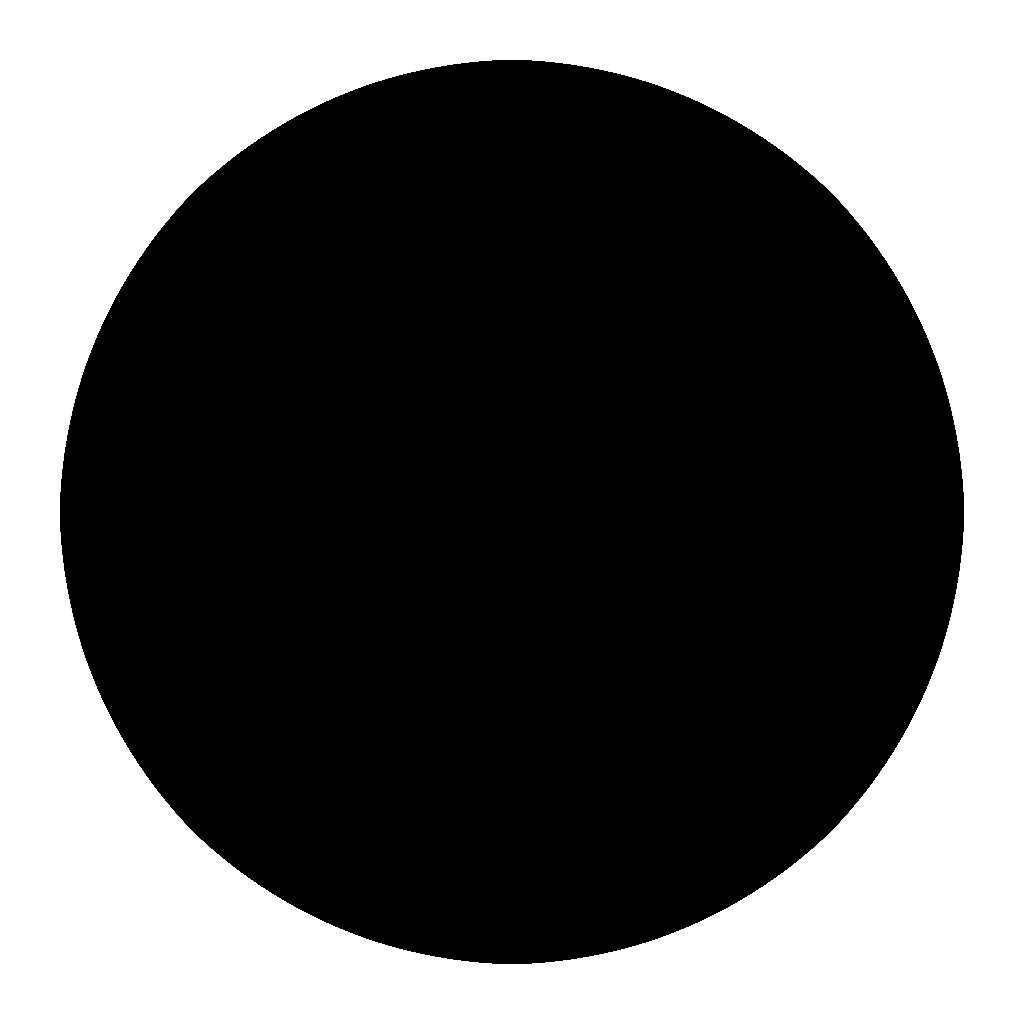
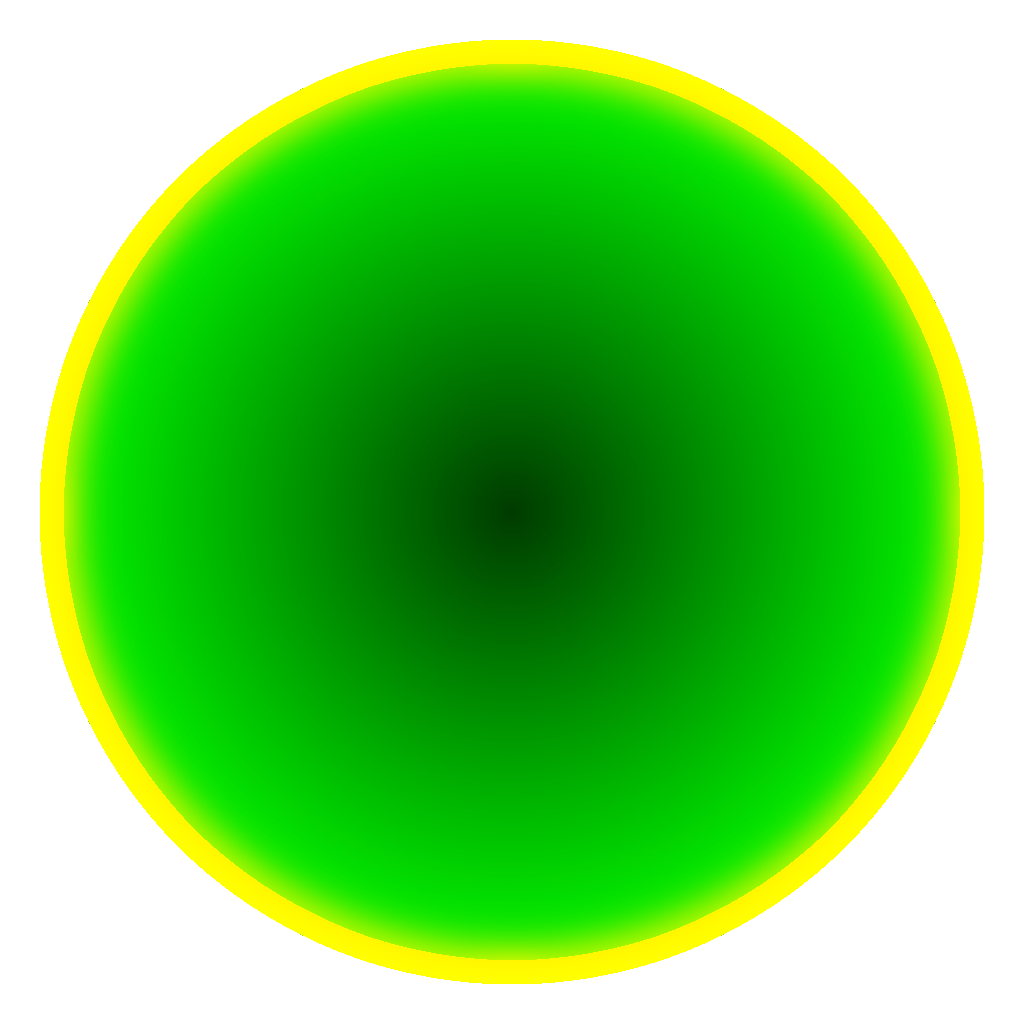
Comparing the layer stacks of the two 1024×1024 images. Changes:
hid "AlphaBlank" over left=60, top=60, right=964, bottom=964
added layer "HardOutsideBorder copy #1" (addition) above "HardOutsideBorder copy" over left=40, top=40, right=984, bottom=984
added layer "HardOutsideBorder copy" (addition) above "HardOutsideBorder" over left=40, top=40, right=984, bottom=984
added layer "HardOutsideBorder" (addition) above "FlameEdgeBleed" over left=40, top=40, right=984, bottom=984
added layer "FlameEdgeBleed" (addition) above "FlameEdgeBacking" over left=40, top=40, right=984, bottom=984
added layer "FlameEdgeBacking" (23%) above "AlphaFill" over left=40, top=40, right=984, bottom=984
showed "AlphaFill" over left=40, top=40, right=984, bottom=984
